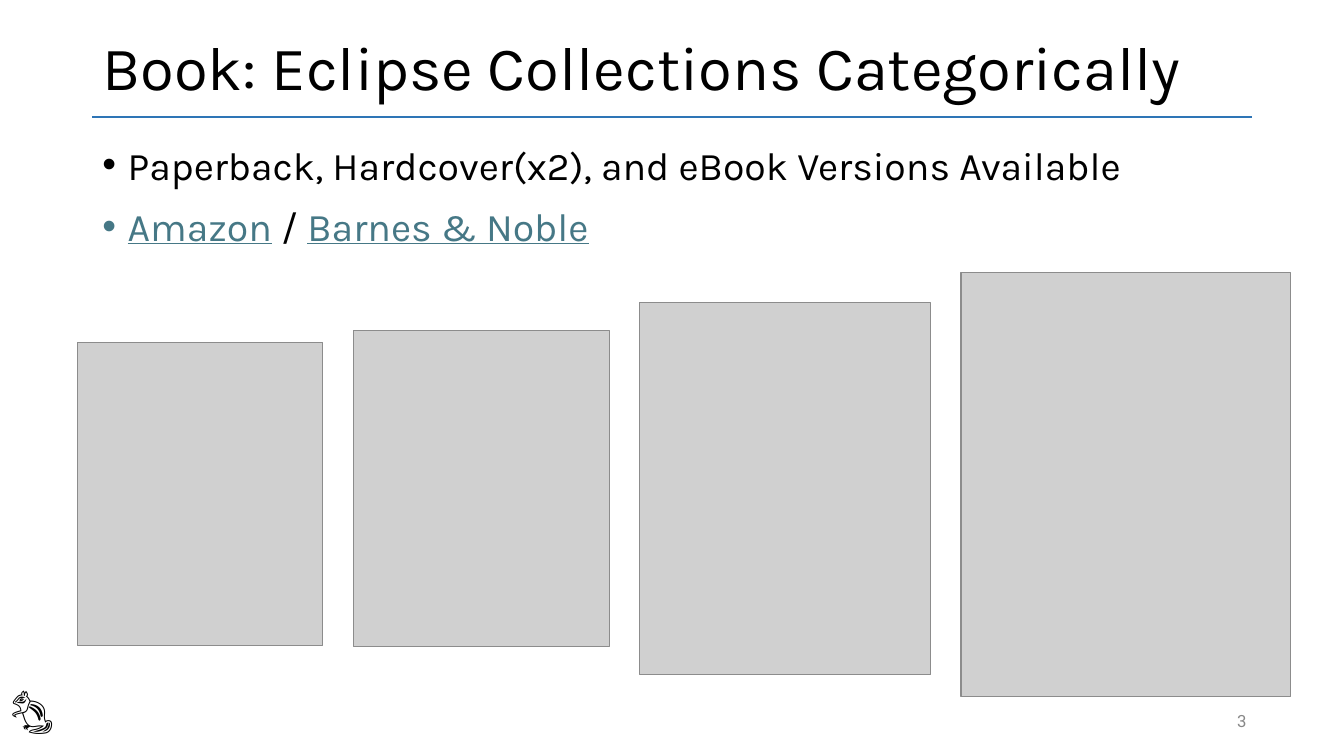
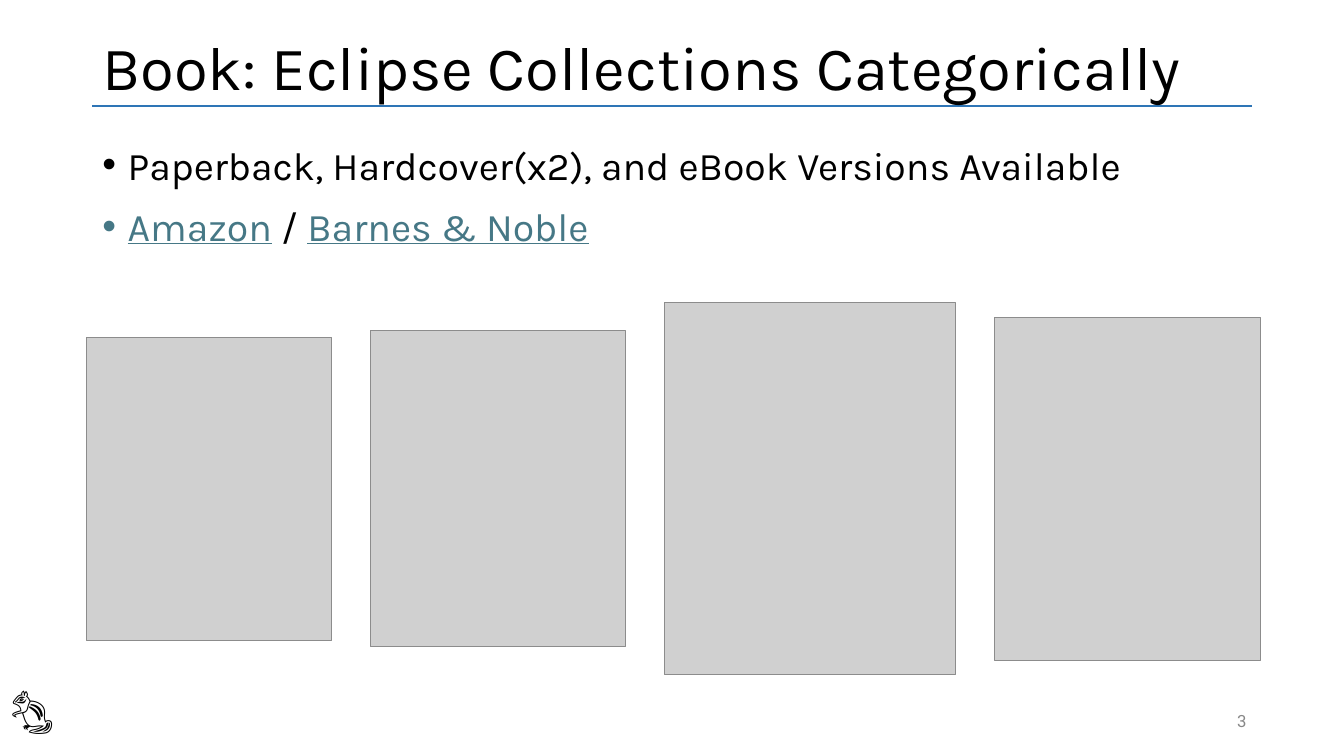
Before and after one commit to vmzakharov/refactor-to-ec-remake, a slide deck: slide 3 of RefactorToEcIntro.pptx. Drawn at 1344x756 pixels with LibreOffice and Linux fonts; fonts in the diff are those of the drawing; grey boxes stand for pictures. Boxes give left, top, right and bottom in pixels: in the first picture for what was removed or moved away, otherwise in the second. Text is boxed around its words. In the diff, an @@ line names an element or a change of style, - is before the commit and + after.

```diff
--- a/RefactorToEcIntro.pptx
+++ b/RefactorToEcIntro.pptx
@@ line moved from (93, 117) - (1252, 117) to (93, 106) - (1252, 106) @@
@@ picture: place and size @@
-picture at <box>639,302,931,675</box>
+picture at <box>664,302,956,675</box>
@@ picture: place and size @@
-picture at <box>961,272,1291,697</box>
+picture at <box>994,318,1260,660</box>
@@ picture: place and size @@
-picture at <box>78,342,323,645</box>
+picture at <box>87,337,332,640</box>
@@ picture: place and size @@
-picture at <box>353,331,609,646</box>
+picture at <box>370,331,626,646</box>
```
Also in this commit, not shown: 16 other slides changed, 1 other file.
